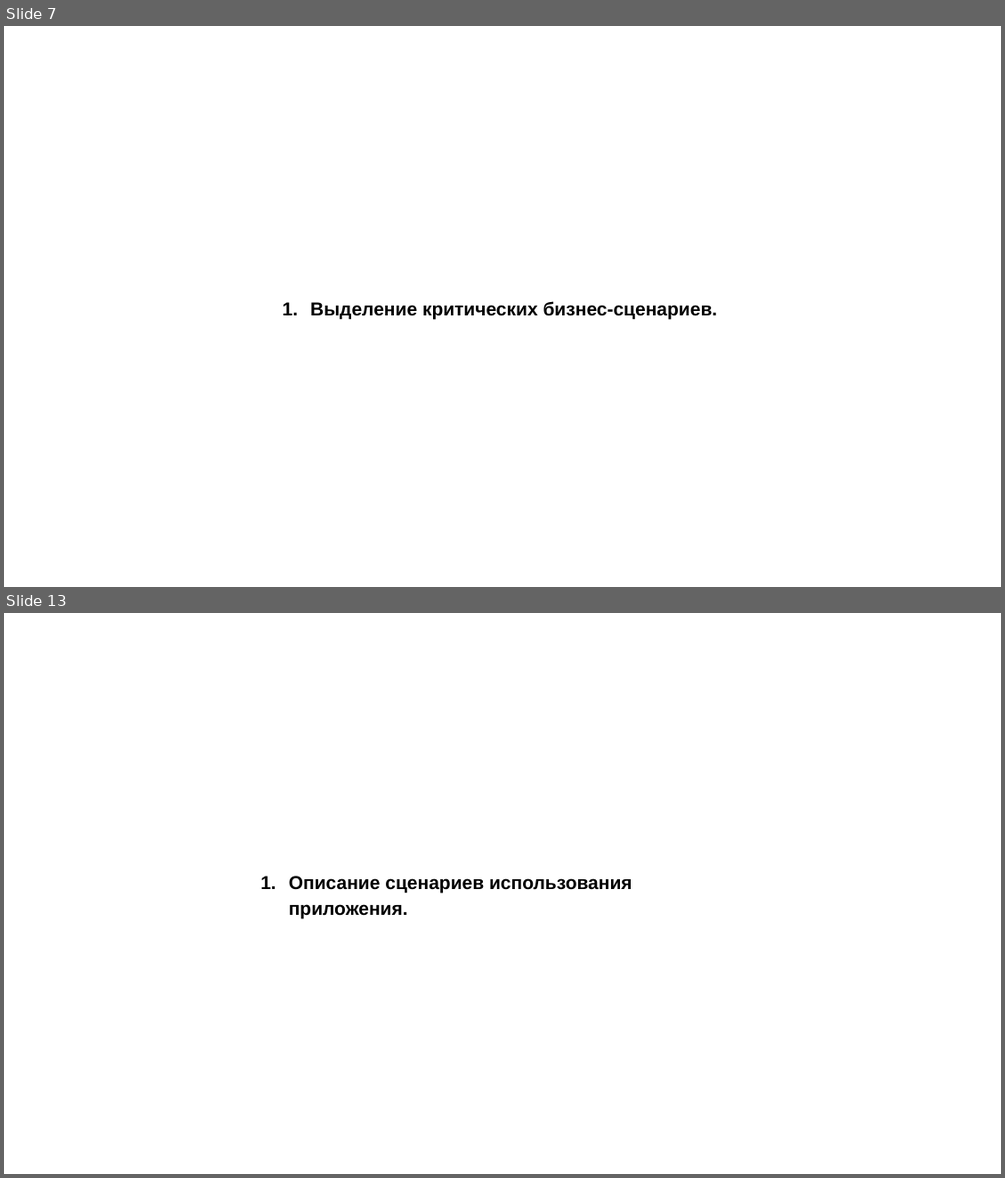
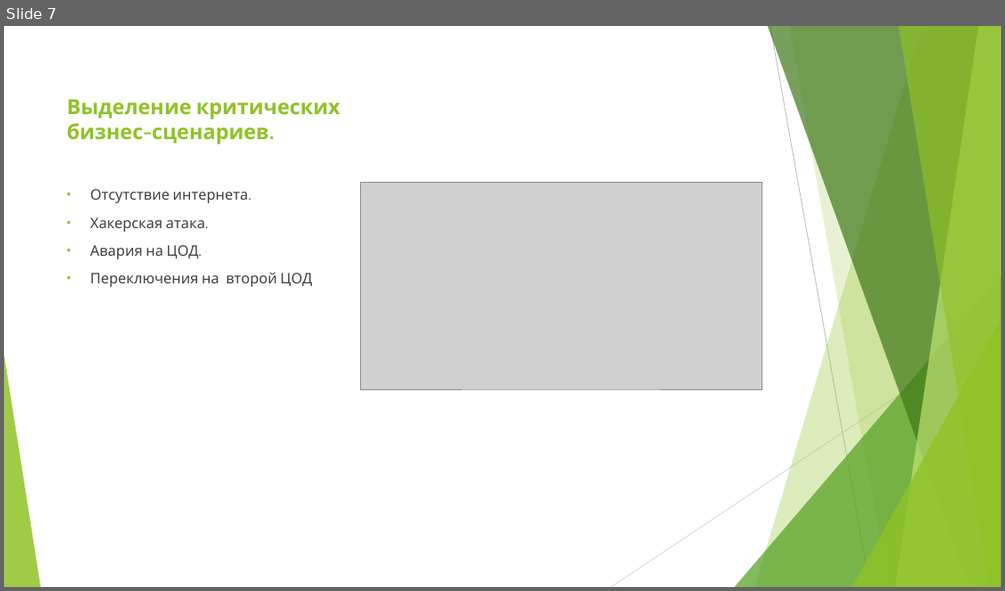
Before and after one commit to eafonasyev/diplom, a slide deck: diplom/diplom_prezentation.pptx. Shown one above the other, each under a label of ours: slides 7 and 13 before the commit, slide 7 after it; the slides between them are not shown. The pictures are 1005x1178 and 1005x591 pixels, drawn with LibreOffice and Linux fonts; fonts in the diff are those of the drawing; grey boxes stand for pictures. Boxes give left, top, right and bottom in pixels: in the first picture for what was removed or moved away, otherwise in the second. Text is boxed around its words. In the diff, an @@ line names an element or a change of style, - is before the commit and + after.

```diff
--- a/diplom/diplom_prezentation.pptx
+++ b/diplom/diplom_prezentation.pptx
@@ slide 13 removed at box(4, 613, 1001, 1174), background #FFFFFF @@
@@ text removed at box(289, 876, 632, 918) @@
-1. Описание сценариев использования приложения.
@@ slide 7 changed as well @@
@@ title "Выделение критических бизнес-сценариев.": place and size @@
-title "Выделение критических бизнес-сценариев." at box(310, 301, 718, 319)
+title "Выделение критических бизнес-сценариев." at box(67, 99, 340, 144)
@@ title "Выделение критических бизнес-сценариев." at box(67, 99, 340, 144): size 18 to 20 pt, font Arial to Cabin, text colour #000000 to #90C226; bullet 1. to none; line spacing 1.15 to 1; vertical alignment top to bottom @@
@@ picture added at box(361, 183, 762, 389) @@
@@ text added at box(90, 189, 312, 287), 14 pt, text #404040 @@
+• Отсутствие интернета.
+• Хакерская атака.
+• Авария на ЦОД.
+• Переключения на второй ЦОД
@@ group added at box(4, 26, 1001, 587): 5 freeform shapes, 3 triangles, 2 lines @@
```
Also in this commit, not shown: 2 other slides changed, 12 slides added, 13 other slides removed, 1 other file.
